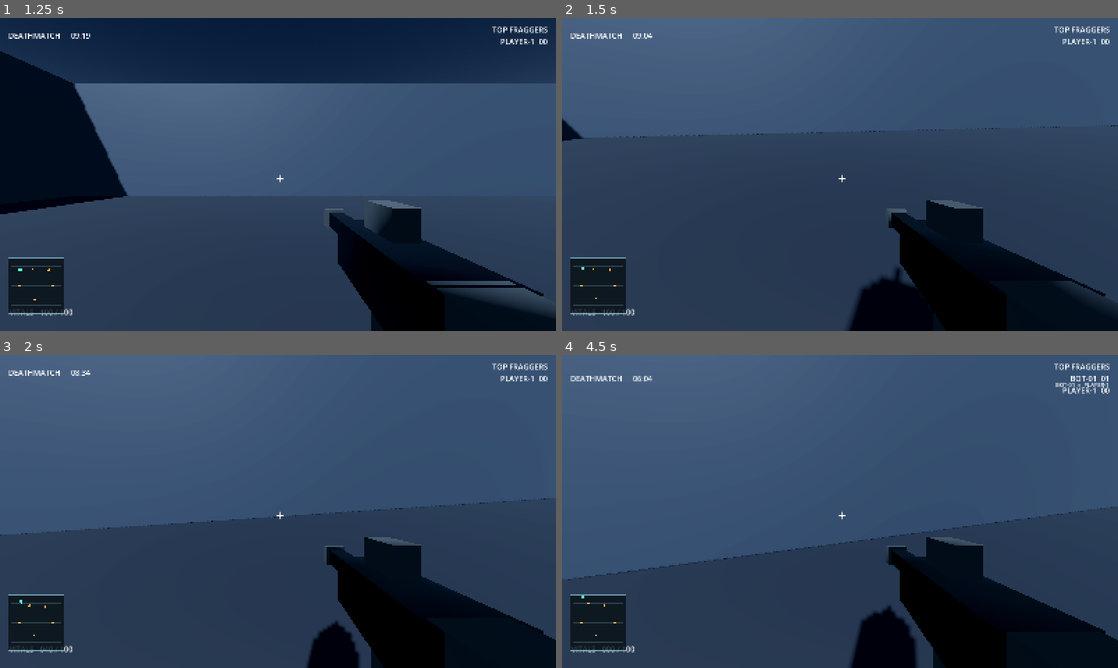
Above: before the commit, frames 1-4 (two rows, left to right).
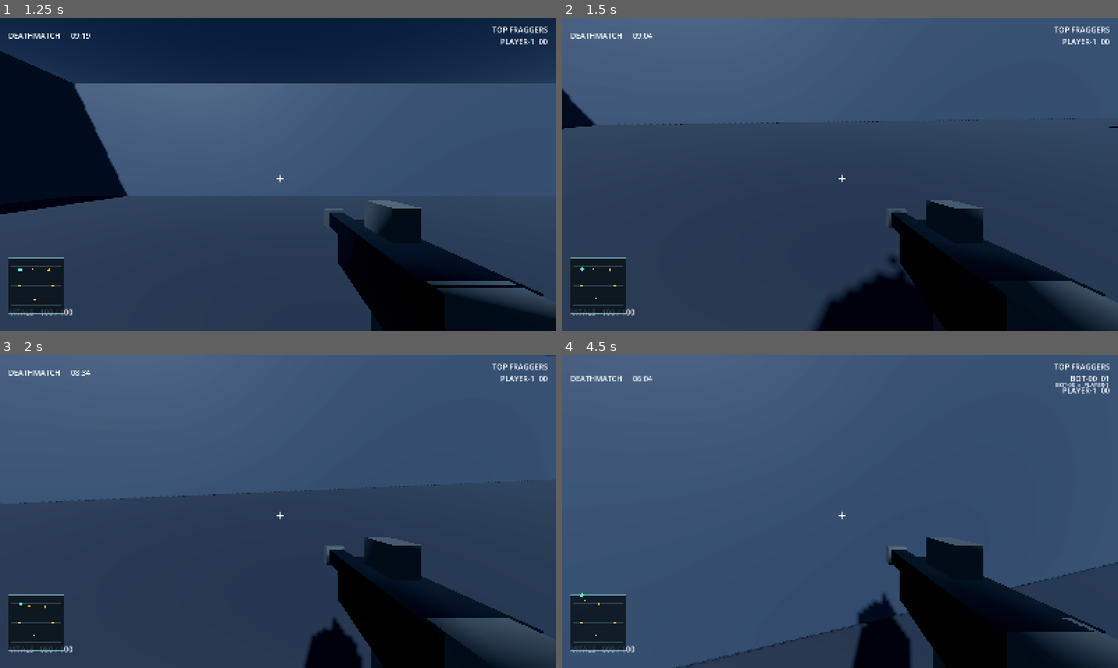
Above: after the commit, the same moments.

Repository: HazelTheSquirrel/Grimholt-Test
Game: Godot game, scene res://scenes/main.tscn
Same seed, same stepped clock (60 frames per second), same inputs: the game is played once before the commit and once after it.
Inputs (mouse positions are in pixels of both pictures, inside the frame that each line leads up to):
- Up to frame 1 (1.25 s): click "START SOLO GAME" at 0.5 s
- Up to frame 2 (1.5 s): tap Enter at 1.25 s; move the mouse to (867, 174) at 1.27 s; hold W (move_forward) from 1.28 s (still down); hold Ctrl (crouch, bound only after the commit) from 1.28 s (still down); click (867, 174) at 1.42 s
- Up to frame 3 (2 s): keep holding W (move_forward); keep holding Ctrl (crouch, bound only after the commit); tap Space (jump) at 1.52, 1.82 s; tap C at 1.55 s
- Up to frame 4 (4.5 s): keep holding W (move_forward); move the mouse to (812, 511) at 2.02 s; release Ctrl (crouch, bound only after the commit) at 2.03 s; tap C at 2.1, 3.8, 4.35 s; tap Space (jump) at 2.27, 2.3, 2.57, 2.85, 3.77, 4.07, 4.25 s; move the mouse to (851, 505) at 2.77 s; hold Ctrl (crouch, bound only after the commit) 2.78-3.53 s; move the mouse to (834, 517) at 3.52 s; tap Ctrl (crouch, bound only after the commit) at 3.6 s; click (834, 517) at 3.67 s; move the mouse to (878, 514) at 4.27 s

Frame 1 is identical in both runs. In frame 2, 3.5% of the frame differs, in the area x 0-100%, y 22-100%; in frame 3, 7.6%; in frame 4, 22%, in the area x 0-100%, y 6-100%.

Commit message:
Register crouch input in shooter controls

Diff:
--- a/Grimholt/scripts/shooter/main.gd
+++ b/Grimholt/scripts/shooter/main.gd
@@ -45,7 +45,7 @@
 		host_game()
 
 func _configure_inputs() -> void:
-	for pair in [["move_forward", KEY_W], ["move_backward", KEY_S], ["move_left", KEY_A], ["move_right", KEY_D], ["jump", KEY_SPACE], ["reload", KEY_R]]:
+	for pair in [["move_forward", KEY_W], ["move_backward", KEY_S], ["move_left", KEY_A], ["move_right", KEY_D], ["jump", KEY_SPACE], ["reload", KEY_R], ["crouch", KEY_CTRL], ["crouch", KEY_C]]:
 		if not InputMap.has_action(pair[0]):
 			InputMap.add_action(pair[0])
 		var event := InputEventKey.new()
